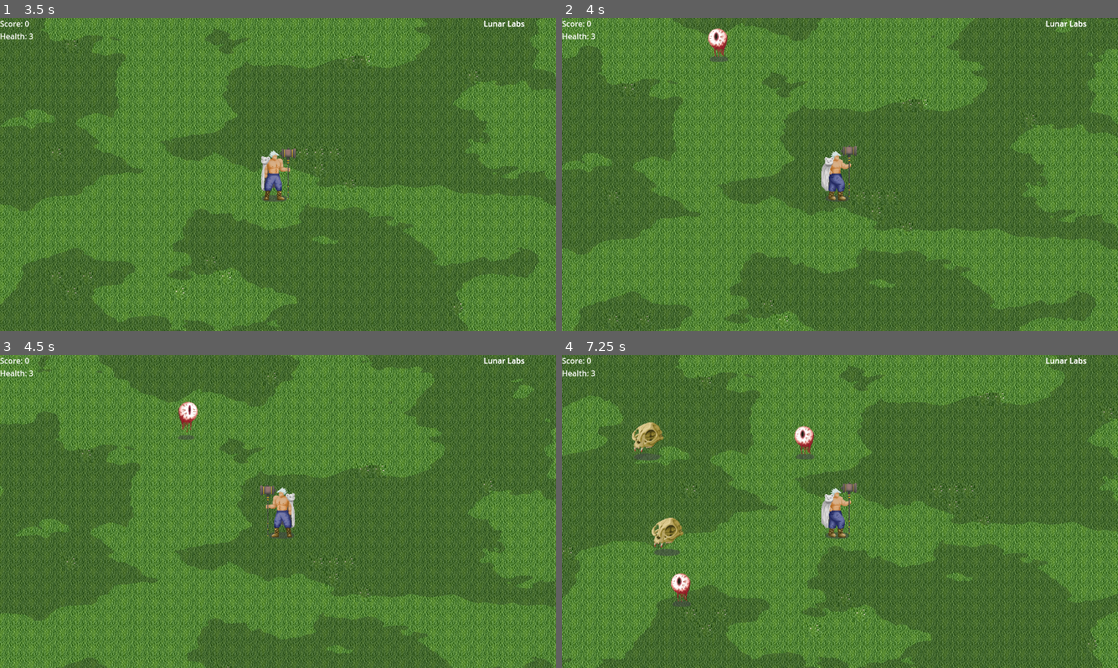
Above: before the commit, frames 1-4 (two rows, left to right).
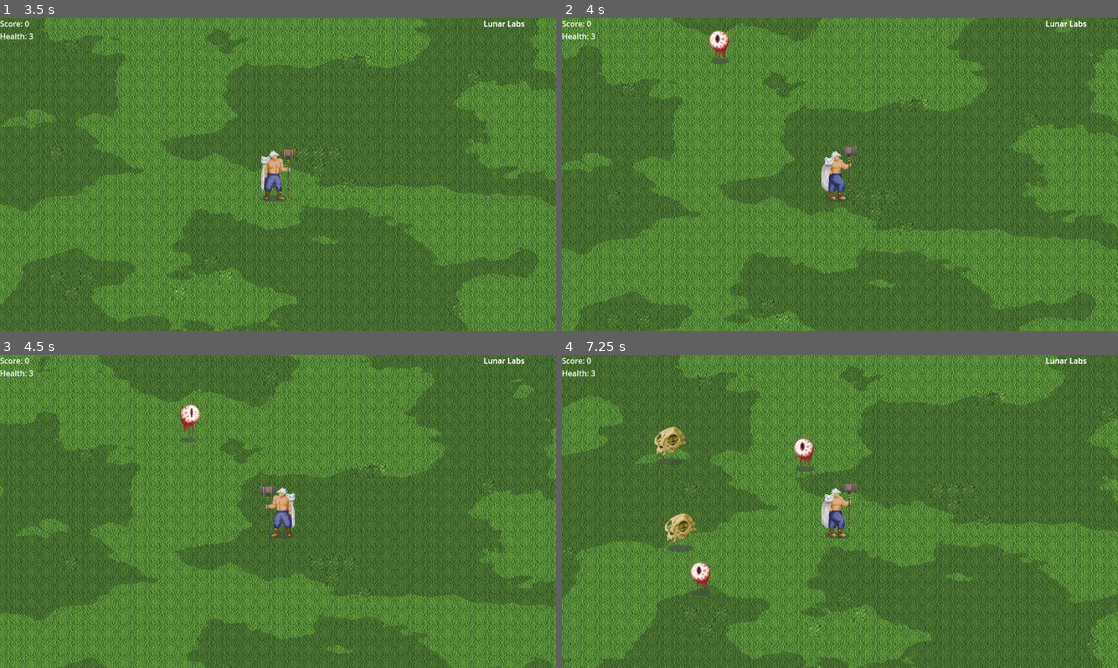
Above: after the commit, the same moments.

Repository: chii-vu/Grimlite
Game: Godot game, scene res://StartMenu.tscn
Same seed, same stepped clock (60 frames per second), same inputs: the game is played once before the commit and once after it.
Inputs:
- Up to frame 1 (3.5 s): click "Start" at 0.5 s; tap Enter at 1.25 s; hold Right (ui_right) 1.28-2.03 s; hold Space (Shoot) 1.28-2.03 s; hold Down (ui_down) 2.03-2.78 s; tap Space (Shoot) at 2.1 s; hold Right (ui_right) from 2.78 s (still down); hold Space (Shoot) from 2.78 s (still down)
- Up to frame 2 (4 s): release Right (ui_right) at 3.53 s; release Space (Shoot) at 3.53 s; hold Up (ui_up) from 3.53 s (still down); tap Space (Shoot) at 3.6 s
- Up to frame 3 (4.5 s): release Up (ui_up) at 4.28 s; hold Left (ui_left) from 4.28 s (still down); hold Space (Shoot) from 4.28 s (still down)
- Up to frame 4 (7.25 s): release Space (Shoot) at 5.03 s; tap Space (Shoot) at 5.1, 6.6 s; release Left (ui_left) at 5.78 s; hold Down (ui_down) 5.78-6.53 s; hold Space (Shoot) 5.78-6.53 s; hold Right (ui_right) from 6.53 s (still down)

Frame 1 is identical in both runs. In frame 2, 0.2% of the frame differs, in the area x 26-31%, y 3-15%; in frame 3, 0.3%; in frame 4, 2.3%, in the area x 12-46%, y 21-81%.

Commit message:
added basic enemy scaling

Diff:
--- a/mvc/Game.gd
+++ b/mvc/Game.gd
@@ -16,6 +16,8 @@
 @export var player_invuln_flash: float = 0.05 # invuln flash frequencing
 
 func _ready() -> void:
+	Hud.score = 0
+
 	# Set player reference in the enemy spawner system
 	if enemy_spawner:
 		#print("EnemySpawner found. Setting player reference.")
--- a/mvc/model/Player.tscn
+++ b/mvc/model/Player.tscn
@@ -7,7 +7,7 @@
 
 [sub_resource type="CapsuleShape2D" id="CapsuleShape2D_4b00j"]
 radius = 31.0
-height = 112.0
+height = 74.0
 
 [sub_resource type="Animation" id="Animation_rjgqi"]
 length = 0.001
@@ -148,6 +148,7 @@
 health = 3.0
 
 [node name="CollisionShape2D" type="CollisionShape2D" parent="."]
+position = Vector2(-1, 0)
 shape = SubResource("CapsuleShape2D_4b00j")
 
 [node name="PlayerView" type="Node2D" parent="." node_paths=PackedStringArray("player")]
--- a/mvc/systems/EnemySpawnerSystem.gd
+++ b/mvc/systems/EnemySpawnerSystem.gd
@@ -16,6 +16,10 @@
 var spawn_timer: float = 0.0
 var player: Player  # Reference to the player node
 
+var difficulty_scaler: float = 1
+
+var difficulty_scaling_const: float = 0.05
+
 #######################
 ## ENEMY LOGIC BLOCK ##
 #######################
@@ -23,7 +27,7 @@
 func _physics_process(delta: float) -> void:
 	# make homing enemies go towards player
 	for nd in get_tree().get_nodes_in_group("homing enemy"):
-		nd.velocity = (player.position - nd.position).normalized() * nd.speed
+		nd.velocity = (player.position - nd.position).normalized() * nd.speed * difficulty_scaler
 
 ##########################
 ## ENEMY SPAWNING BLOCK ##
@@ -31,11 +35,13 @@
 
 func _process(delta: float) -> void:
 	spawn_timer += delta
-	if spawn_timer >= spawn_interval:
+	if spawn_timer >= spawn_interval / difficulty_scaler:
+		difficulty_scaler += difficulty_scaling_const
 		spawn_timer = 0
-		if get_active_enemy_count() < max_enemies:
+		if get_active_enemy_count() < max_enemies * difficulty_scaler:
 			_spawn_enemy()
 			_spawn_cat()
+
 
 func set_player(player_ref: Player) -> void:
 	# Update the reference to the player
Not shown, added: export_presets.cfg
